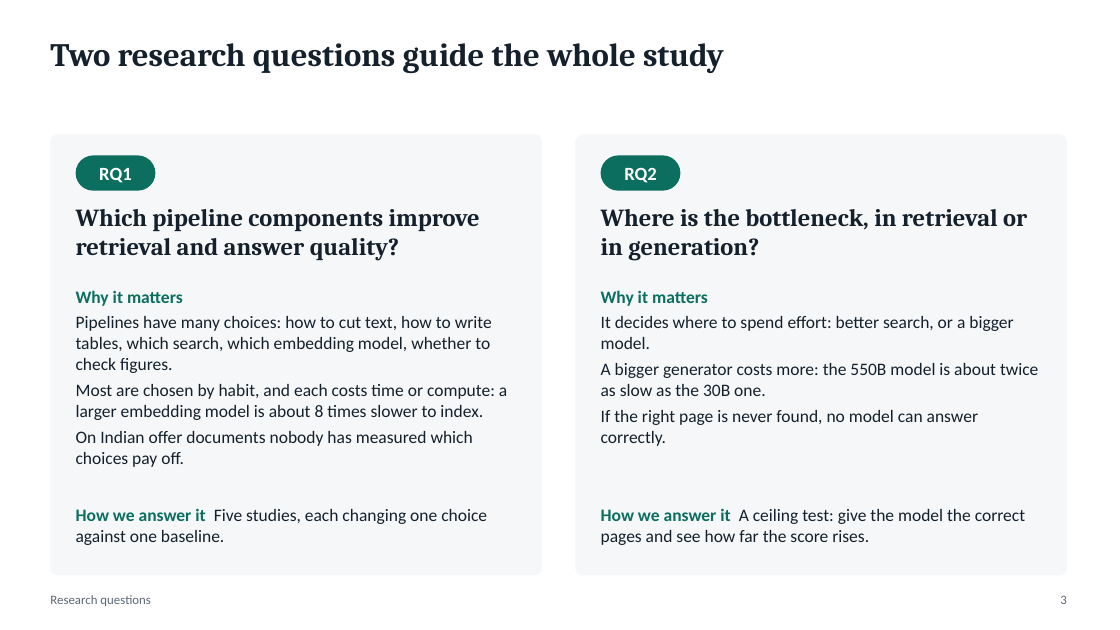
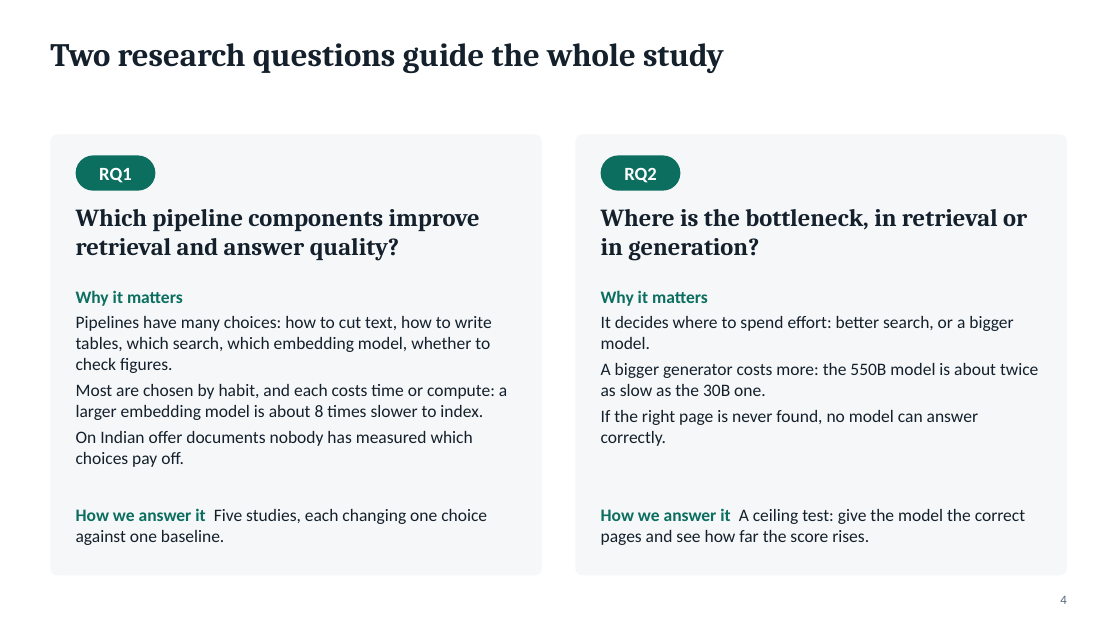
Before and after one commit to DarkkReaper007/RAG-for-financial-analysis, a slide deck: slide 4 of paper/slides.pptx (slide 3 before the commit). Drawn at 1120x630 pixels with LibreOffice and Linux fonts; fonts in the diff are those of the drawing. Boxes give left, top, right and bottom in pixels: in the first picture for what was removed or moved away, otherwise in the second. Text is boxed around its words. In the diff, an @@ line names an element or a change of style, - is before the commit and + after.

```diff
--- a/paper/slides.pptx
+++ b/paper/slides.pptx
@@ text removed at [50, 595, 150, 606] @@
-Research questions
@@ text at [1060, 596, 1066, 604]: text changed @@
-3
+4
```
Also in this commit, not shown: 18 other slides changed, 5 slides added, 2 other files.
